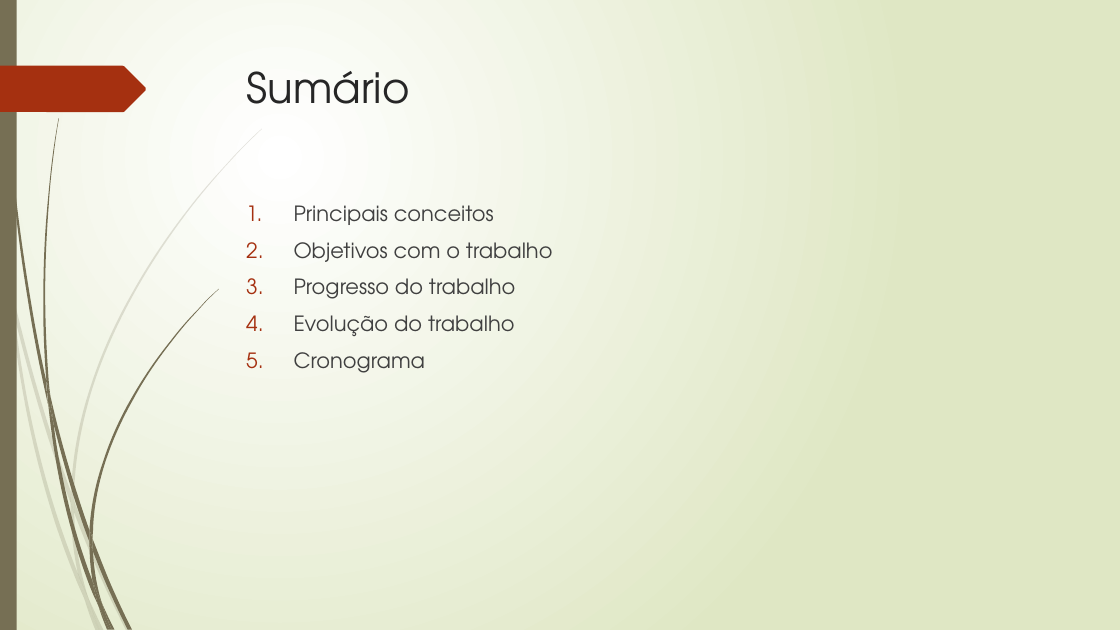
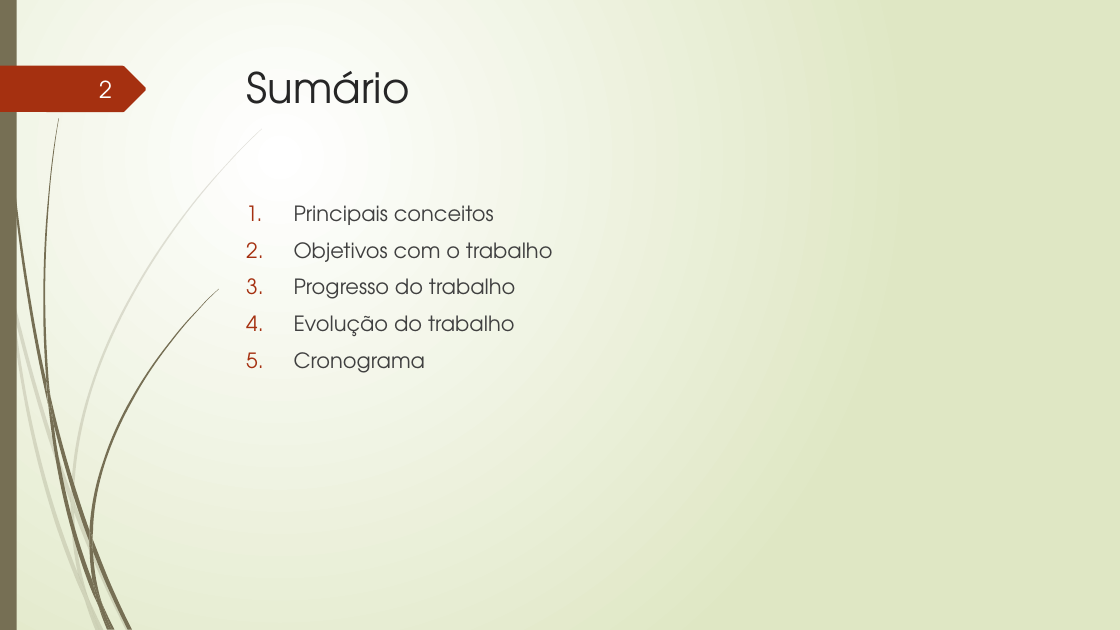
Before and after one commit to TavaresCarlos/TCC, a slide deck: slide 2 of apresentação-do-sistema/apresentação-02.pptx. Drawn at 1120x630 pixels with LibreOffice and Linux fonts; fonts in the diff are those of the drawing. Boxes give left, top, right and bottom in pixels: in the first picture for what was removed or moved away, otherwise in the second. Text is boxed around its words. In the diff, an @@ line names an element or a change of style, - is before the commit and + after.

```diff
--- a/apresentação-do-sistema/apresentação-02.pptx
+++ b/apresentação-do-sistema/apresentação-02.pptx
@@ page number added at (x1=99, y1=80, x2=112, y2=98), 20 pt, text #FEFFFF @@
+2
```
Also in this commit, not shown: 5 other slides changed, 3 slides added, 1 slide removed, 3 other files.
